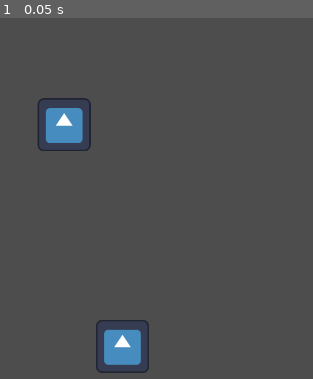
Above: before the commit, frame 1.
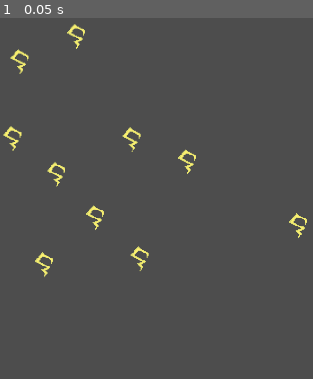
Above: after the commit, the same moment.

Repository: jordanlevy96/ProjectSierra
Game: Godot game, scene res://Scenes/MainScene.tscn
The game is run twice, just before and just after one commit, with the same random seed, the same clock (stepped at 60 frames per second) and the same inputs. The engine's default icon, where the game draws it, is replaced by a stand-in: a white triangle on a blue panel in a dark square.
Inputs:
- Up to frame 1 (0.05 s): no input

The runs differ from the first frame. In frame 1, 4.2% of the frame differs, in the area x 0-99%, y 1-99%.

Commit message:
spawn runes with poisson disk sampling

Diff:
--- /dev/null
+++ b/Assets/Resources/Runes/Fire/01_Spark.tres
@@ -0,0 +1,11 @@
+[gd_resource type="Resource" script_class="RuneData" load_steps=3 format=3 uid="uid://c2iocigducawt"]
+
+[ext_resource type="Script" path="res://Scripts/RuneData.gd" id="1_f0e0y"]
+[ext_resource type="Texture2D" uid="uid://6esyx1lixds0" path="res://Assets/Sprites/Runes/Fire/01_Spark.png" id="2_87cme"]
+
+[resource]
+script = ExtResource("1_f0e0y")
+rune_type = "Spark"
+texture = ExtResource("2_87cme")
+tier = 1
+scale = 0.02
--- a/Scenes/MainScene.tscn
+++ b/Scenes/MainScene.tscn
@@ -2,17 +2,10 @@
 
 [ext_resource type="Script" path="res://Scripts/MainScene.gd" id="1_tvx3h"]
 [ext_resource type="PackedScene" uid="uid://bjcgrjghju2q" path="res://Scenes/MergeArea.tscn" id="2_gs51w"]
-[ext_resource type="PackedScene" uid="uid://b31wslg7b7lmm" path="res://Scenes/Rune.tscn" id="3_b2st2"]
+[ext_resource type="Resource" uid="uid://c2iocigducawt" path="res://Assets/Resources/Runes/Fire/01_Spark.tres" id="2_lm6ml"]
 
 [node name="Node2D" type="Node2D"]
 script = ExtResource("1_tvx3h")
+example_rune = ExtResource("2_lm6ml")
 
 [node name="MergeArea" parent="." instance=ExtResource("2_gs51w")]
-
-[node name="Rune" parent="." node_paths=PackedStringArray("merge_area") instance=ExtResource("3_b2st2")]
-position = Vector2(154, 321)
-merge_area = NodePath("../MergeArea")
-
-[node name="Rune2" parent="." node_paths=PackedStringArray("merge_area") instance=ExtResource("3_b2st2")]
-position = Vector2(294, 853)
-merge_area = NodePath("../MergeArea")
--- a/Scenes/MergeArea.tscn
+++ b/Scenes/MergeArea.tscn
@@ -1,10 +1,13 @@
-[gd_scene load_steps=2 format=3 uid="uid://bjcgrjghju2q"]
+[gd_scene load_steps=3 format=3 uid="uid://bjcgrjghju2q"]
+
+[ext_resource type="Script" path="res://Scripts/MergeArea.gd" id="1_cf3tf"]
 
 [sub_resource type="RectangleShape2D" id="RectangleShape2D_i3fyo"]
 size = Vector2(960, 1080)
 
 [node name="MergeArea" type="Area2D"]
 position = Vector2(480, 540)
+script = ExtResource("1_cf3tf")
 
 [node name="CollisionShape2D" type="CollisionShape2D" parent="."]
 shape = SubResource("RectangleShape2D_i3fyo")
--- a/Scripts/MainScene.gd
+++ b/Scripts/MainScene.gd
@@ -1 +1,94 @@
 extends Node2D
+
+@onready var RuneScene = preload("res://Scenes/Rune.tscn")
+@onready var merge_area: MergeArea = $MergeArea
+
+# Minimum distance between runes to avoid overlap
+var min_distance
+
+# Number of runes to place
+@export var rune_count: int = 10
+
+@export var example_rune: RuneData
+
+func _ready():
+	spawn_runes()
+
+func spawn_runes():
+	var placed_runes = []
+	var active_list = []
+
+	# Start with a random initial position
+	var first_rune_instance = create_rune(example_rune)
+	var initial_position = get_random_position_within_merge_area(first_rune_instance)
+	min_distance = first_rune_instance.sprite.texture.get_size().x * first_rune_instance.sprite.scale.x * 2
+	var sample_radius = min_distance * 4
+
+	first_rune_instance.position = initial_position
+	placed_runes.append(first_rune_instance)
+	active_list.append(initial_position)
+
+	while active_list.size() > 0 and placed_runes.size() < rune_count:
+		var random_index = randi_range(0, active_list.size() - 1)
+		var sample_position = active_list[random_index]
+
+		var new_position_found = false
+		for i in range(30):  # Try up to 30 candidates around the sample
+			var angle = randf() * PI * 2
+			var distance = randf_range(min_distance, sample_radius)
+			var candidate = sample_position + Vector2(cos(angle), sin(angle)) * distance
+			var rune_instance = create_rune(example_rune)
+
+			# Check if the candidate is within bounds and not overlapping
+			if is_sprite_position_valid(rune_instance.sprite, candidate, placed_runes):
+				rune_instance.position = candidate
+				placed_runes.append(rune_instance)
+				active_list.append(candidate)
+				new_position_found = true
+				break
+			else:
+				rune_instance.queue_free()
+
+
+		if not new_position_found:
+			# Remove this point from the active list if no valid positions were found
+			active_list.remove_at(random_index)
+
+	print('placed ', placed_runes.size(), ' runes')
+
+func is_sprite_position_valid(sprite: Sprite2D, position: Vector2, placed_runes: Array) -> bool:
+	# Ensure position is within merge area bounds
+	if not merge_area.test_sprite_within_area(sprite, merge_area.to_global(position)):
+		#print('outside of merge area')
+		return false
+
+	# Check against all placed runes
+	for rune_instance in placed_runes:
+		var distance = position.distance_to(rune_instance.position)
+		if distance < min_distance:
+			#print('too close to existing rune')
+			return false
+
+	return true
+
+
+func create_rune(rune_data: RuneData):
+	var rune_instance = RuneScene.instantiate()
+	merge_area.add_child(rune_instance)
+	rune_instance.init(rune_data)
+	return rune_instance
+
+func get_random_position_within_merge_area(rune: Rune) -> Vector2:
+	# Get the bounding box of the MergeArea in world space
+	var rect = merge_area.get_rect()
+
+	# Generate a random position within this bounding box
+	var x = randf_range(rect.position.x, rect.position.x + rect.size.x)
+	var y = randf_range(rect.position.y, rect.position.y + rect.size.y)
+
+	# Ensure the rune's sprite fits within the area at this position
+	var sprite_size = rune.sprite.texture.get_size() / 2 * rune.sprite.scale.x
+	x = clamp(x, rect.position.x + sprite_size.x, rect.end.x - sprite_size.x)
+	y = clamp(y, rect.position.y + sprite_size.y, rect.end.y - sprite_size.y)
+
+	return Vector2(x, y)
--- a/Scripts/MergeArea.gd
+++ b/Scripts/MergeArea.gd
@@ -1 +1,23 @@
-extends Node2D
+extends Area2D
+class_name MergeArea
+
+@onready var collision_shape = $CollisionShape2D
+
+func get_rect():
+	return collision_shape.shape.get_rect()
+
+# test all four corners of the sprite at the given position
+func test_sprite_within_area(sprite: Sprite2D, pos: Vector2):
+	var sprite_size = sprite.texture.get_size() / 2 * sprite.scale.x
+	var sprite_rect = Rect2(pos - sprite_size, sprite_size * 2)
+	var top_left = sprite_rect.position
+	var top_right = Vector2(sprite_rect.end.x, sprite_rect.position.y)
+	var bottom_left = Vector2(sprite_rect.position.x, sprite_rect.end.y)
+	var bottom_right = sprite_rect.end
+
+	var merge_area_rect = get_rect()
+
+	return (merge_area_rect.has_point(top_left - position) and
+			merge_area_rect.has_point(top_right - position) and
+			merge_area_rect.has_point(bottom_left - position) and
+			merge_area_rect.has_point(bottom_right - position))
--- a/Scripts/Rune.gd
+++ b/Scripts/Rune.gd
@@ -1,18 +1,27 @@
 extends RigidBody2D
+class_name Rune
 
-@onready var sprite = $Sprite2D
-@onready var collision_shape = $CollisionShape2D
+@onready var sprite: Sprite2D = $Sprite2D
+@onready var collision_shape: CollisionShape2D = $CollisionShape2D
 @onready var selected_shader = preload("res://Assets/Resources/Shaders/selected.gdshader")
-@export var merge_area: Area2D
+@onready var merge_area: MergeArea = get_parent()
 var rect_shape: RectangleShape2D
 var selected = false
 
+var tier: int= 0
+var rune_type: String = ""
+
 func _ready():
-	assert(merge_area != null)
 	set_process_input(true)
 
+func init(rune_data: RuneData):
+	tier = rune_data.tier
+	rune_type = rune_data.rune_type
+	sprite.texture = rune_data.texture
+	sprite.scale *= rune_data.scale
 	rect_shape = RectangleShape2D.new()
-	rect_shape.extents = sprite.texture.get_size() / 2
+	rect_shape.extents = sprite.texture.get_size() / 2 * rune_data.scale
+
 	collision_shape.shape = rect_shape
 	sprite.material = ShaderMaterial.new()
 
@@ -20,7 +29,7 @@
 	if event is InputEventMouseButton:
 		if event.button_index == MOUSE_BUTTON_LEFT and event.pressed:
 			if !selected:
-				if sprite.get_rect().has_point(to_local(event.position)):
+				if collision_shape.shape.get_rect().has_point(to_local(event.position)):
 					#sprite.material.shader = selected_shader
 					selected = true
 			else:
@@ -29,23 +38,6 @@
 
 func _process(delta):
 	if selected:
-		# Follow mouse with collision
 		var mouse_pos = get_local_mouse_position()
-		if !test_move(transform, mouse_pos) and test_sprite_within_area(get_global_mouse_position()):
+		if !test_move(transform, mouse_pos) and merge_area.test_sprite_within_area(sprite, get_global_mouse_position()):
 			move_and_collide(mouse_pos)
-
-func test_sprite_within_area(pos):
-	var merge_collision_shape = merge_area.get_node("CollisionShape2D") as CollisionShape2D
-
-	# test all four corners of the sprite at the mouse position
-	var sprite_size = sprite.texture.get_size() / 2
-	var sprite_rect = Rect2(pos - sprite_size, sprite_size * 2)
-	var top_left = sprite_rect.position
-	var top_right = Vector2(sprite_rect.end.x, sprite_rect.position.y)
-	var bottom_left = Vector2(sprite_rect.position.x, sprite_rect.end.y)
-	var bottom_right = sprite_rect.end
-
-	return (merge_collision_shape.shape.get_rect().has_point(top_left - merge_area.position) and
-			merge_collision_shape.shape.get_rect().has_point(top_right - merge_area.position) and
-			merge_collision_shape.shape.get_rect().has_point(bottom_left - merge_area.position) and
-			merge_collision_shape.shape.get_rect().has_point(bottom_right - merge_area.position))
--- /dev/null
+++ b/Scripts/RuneData.gd
@@ -0,0 +1,7 @@
+extends Resource
+class_name RuneData
+
+@export var rune_type: String
+@export var texture: Texture2D
+@export var tier: int
+@export var scale: float
Renamed: Assets/Sprites/Spark.png -> Assets/Sprites/Runes/Fire/01_Spark.png
Not shown, changed: Assets/Sprites/Runes/Fire/01_Spark.png.import
